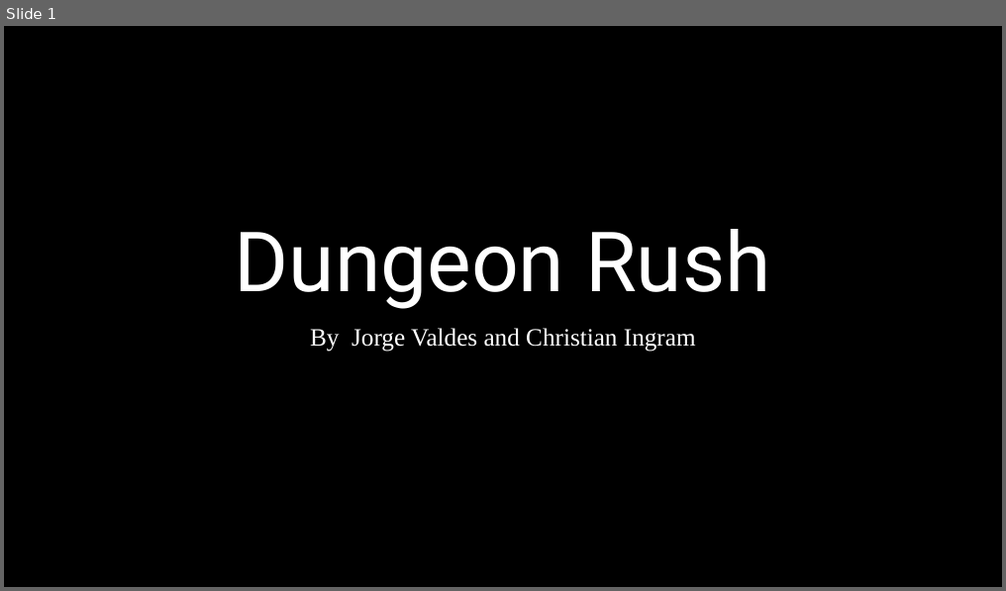
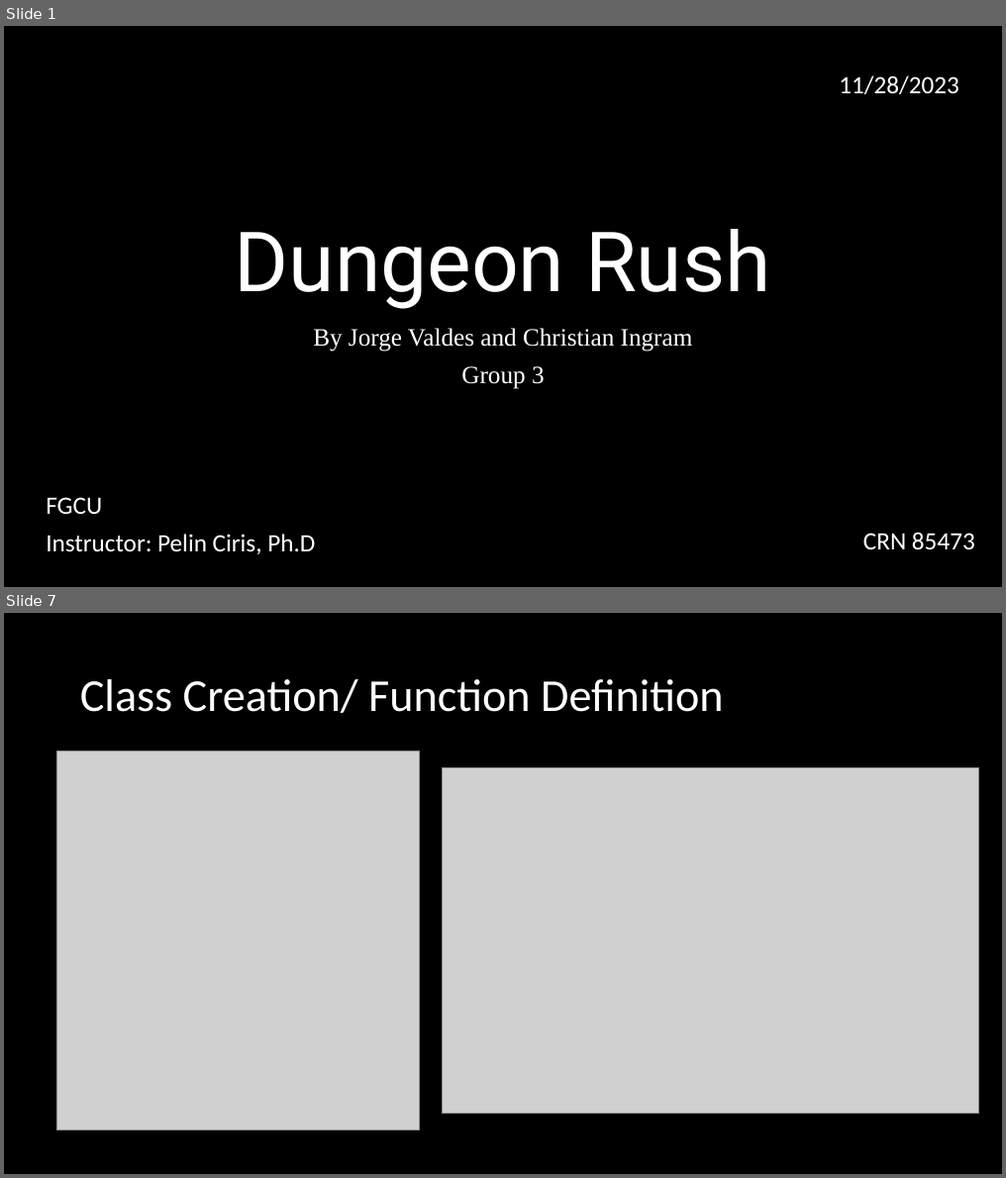
Before and after one commit to jlvaldes0325/Intro-to-Comp-Sci-Final, a slide deck: FInal Presentation.pptm. Shown one above the other, each under a label of ours: slide 1 before the commit, slides 1 and 7 after it; the slides between them are not shown. The pictures are 1006x591 and 1006x1178 pixels, drawn with LibreOffice and Linux fonts; fonts in the diff are those of the drawing; grey boxes stand for pictures. Boxes give left, top, right and bottom in pixels: in the first picture for what was removed or moved away, otherwise in the second. Text is boxed around its words. In the diff, an @@ line names an element or a change of style, - is before the commit and + after.

```diff
--- a/FInal Presentation.pptm
+++ b/FInal Presentation.pptm
@@ slide 7 added at (x1=4, y1=613, x2=1002, y2=1174), background #000000 @@
@@ title added at (x1=80, y1=679, x2=724, y2=713), 44 pt, text #FFFFFF @@
+Class Creation/ Function Definition
@@ picture added at (x1=56, y1=752, x2=420, y2=1131) @@
@@ picture added at (x1=443, y1=768, x2=979, y2=1113) @@
@@ slide 1 changed as well @@
@@ text added at (x1=839, y1=76, x2=959, y2=94), 24 pt, text #FFFFFF @@
+11/28/2023
@@ subtitle at (x1=461, y1=367, x2=545, y2=389): paragraph added @@
+Group 3
@@ text added at (x1=46, y1=497, x2=315, y2=555), 24 pt, text #FFFFFF @@
+FGCU
+Instructor: Pelin Ciris, Ph.D
@@ text added at (x1=863, y1=532, x2=975, y2=551), 24 pt, text #FFFFFF @@
+CRN 85473
```
Also in this commit, not shown: 14 other slides added, 2 slides removed.
